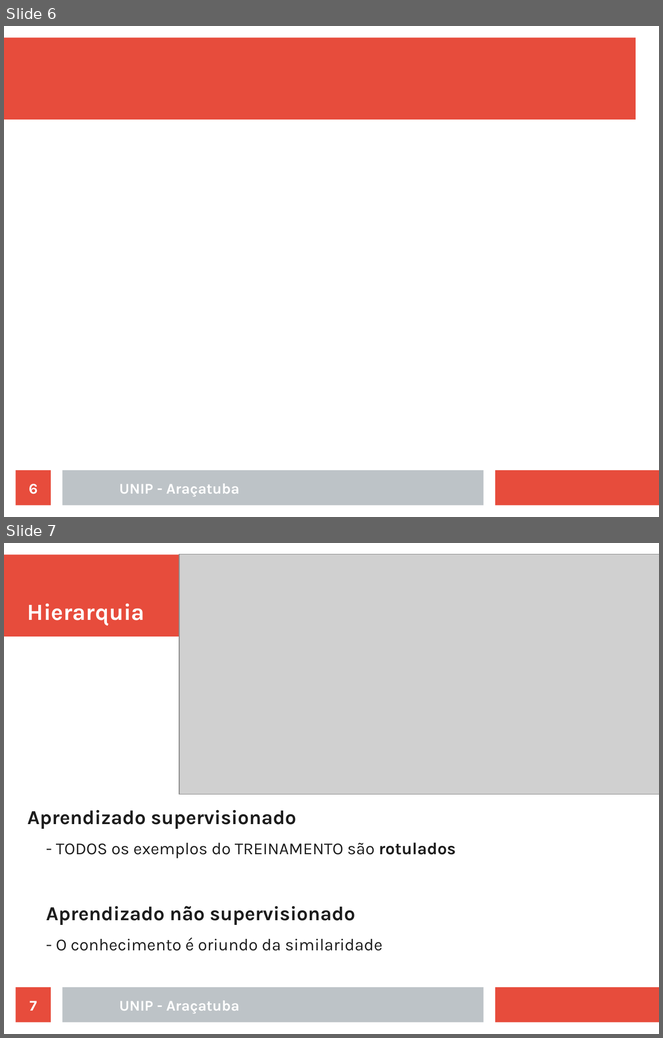
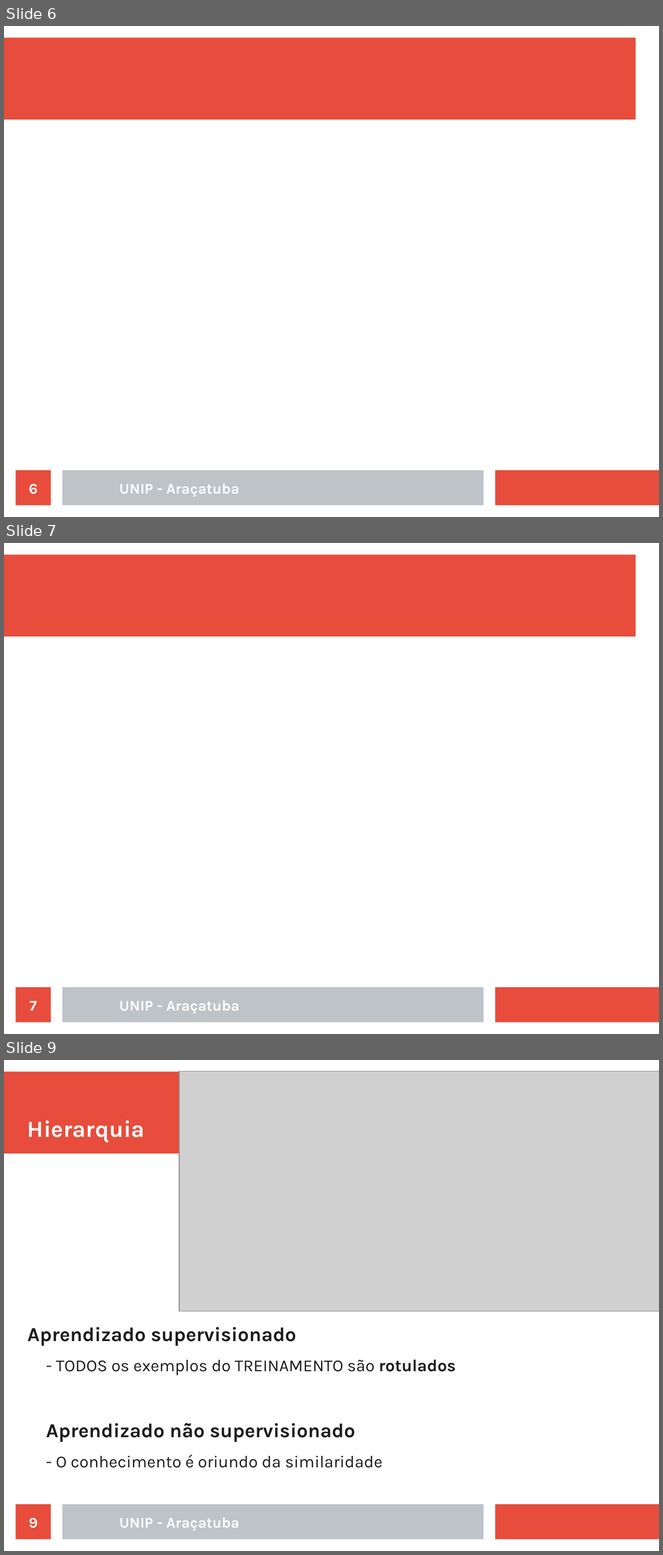
Before and after one commit to rafaelstojoao/pos-unip, a slide deck: [2020][modulo][Machine_Learning]/[aula]03[outrosAlgoritmos].odp. Shown one above the other, each under a label of ours: slides 6 and 7 before the commit, slides 6, 7 and 9 after it; the slides between them are not shown. The pictures are 663x1038 and 663x1555 pixels, drawn with LibreOffice and Linux fonts; fonts in the diff are those of the drawing; grey boxes stand for pictures. Boxes give left, top, right and bottom in pixels: in the first picture for what was removed or moved away, otherwise in the second. Text is boxed around its words. In the diff, an @@ line names an element or a change of style, - is before the commit and + after.

```diff
--- a/[2020][modulo][Machine_Learning]/[aula]03[outrosAlgoritmos].odp
+++ b/[2020][modulo][Machine_Learning]/[aula]03[outrosAlgoritmos].odp
@@ slide 7 added at [4, 543, 659, 1034], background #FFFFFF; not listed: 3 template elements that a slide beside it also shows @@
@@ page number added at [16, 988, 51, 1023], fill #E74C3C, 18 pt, text #FFFFFF, bold @@
+7
@@ text added at [119, 1001, 240, 1014], 18 pt, text #FFFFFF, bold @@
+UNIP - Araçatuba
@@ what was slide 7 is now slide 9 @@
@@ page number at [29, 1518, 38, 1529]: text changed @@
-7
+9
```
Also in this commit, not shown: 1 slide changed, 1 other slide added, 17 other files.
